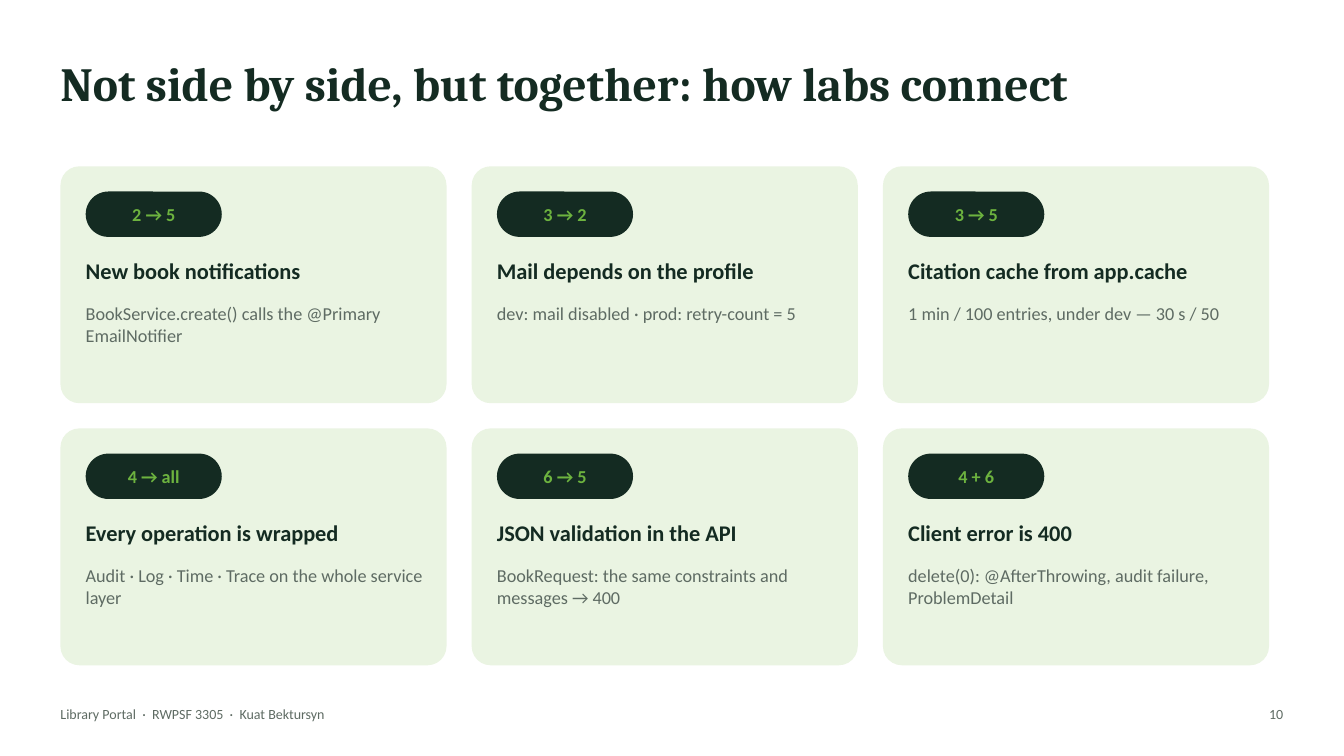
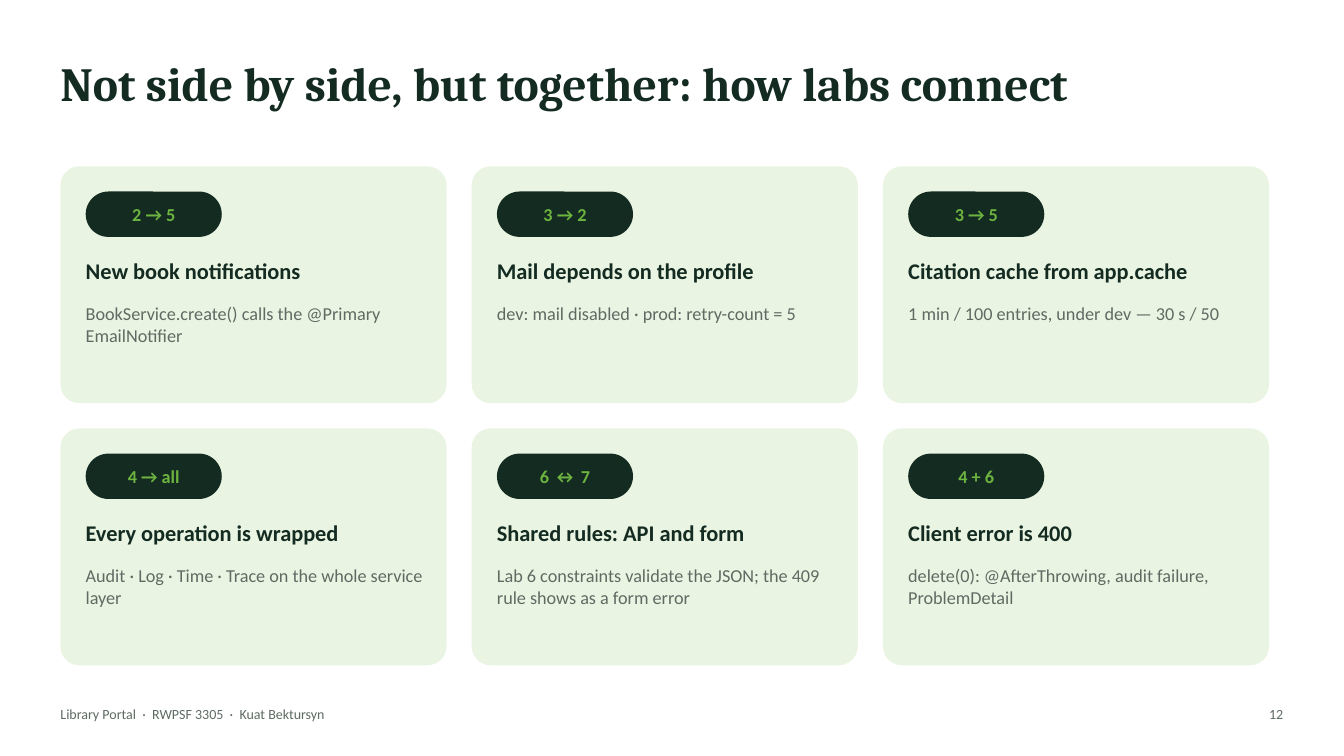
Before and after one commit to AkAyu44/library-portal, a slide deck: slide 12 of docs/Defense_Presentation.pptx (slide 10 before the commit). Drawn at 1344x756 pixels with LibreOffice and Linux fonts; fonts in the diff are those of the drawing. Boxes give left, top, right and bottom in pixels: in the first picture for what was removed or moved away, otherwise in the second. Text is boxed around its words. In the diff, an @@ line names an element or a change of style, - is before the commit and + after.

```diff
--- a/docs/Defense_Presentation.pptx
+++ b/docs/Defense_Presentation.pptx
@@ text at bbox=[540, 470, 590, 483]: text changed @@
-6 → 5
+6 ↔ 7
@@ text at bbox=[497, 525, 745, 541]: text changed @@
-JSON validation in the API
+Shared rules: API and form
@@ text at bbox=[497, 569, 820, 604]: text changed @@
-BookRequest: the same constraints and messages → 400
+Lab 6 constraints validate the JSON; the 409 rule shows as a form error
@@ text at bbox=[1269, 710, 1283, 719]: text changed @@
-10
+12
```
Also in this commit, not shown: 7 other slides changed, 2 slides added, 26 other files.
